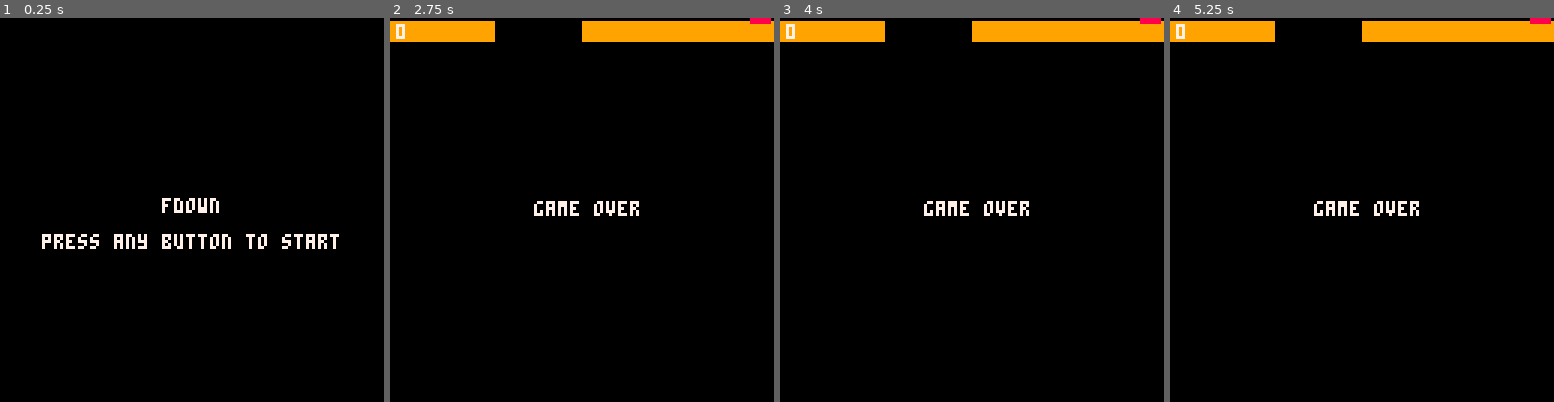
Above: before the commit, frames 1-4 (left to right).
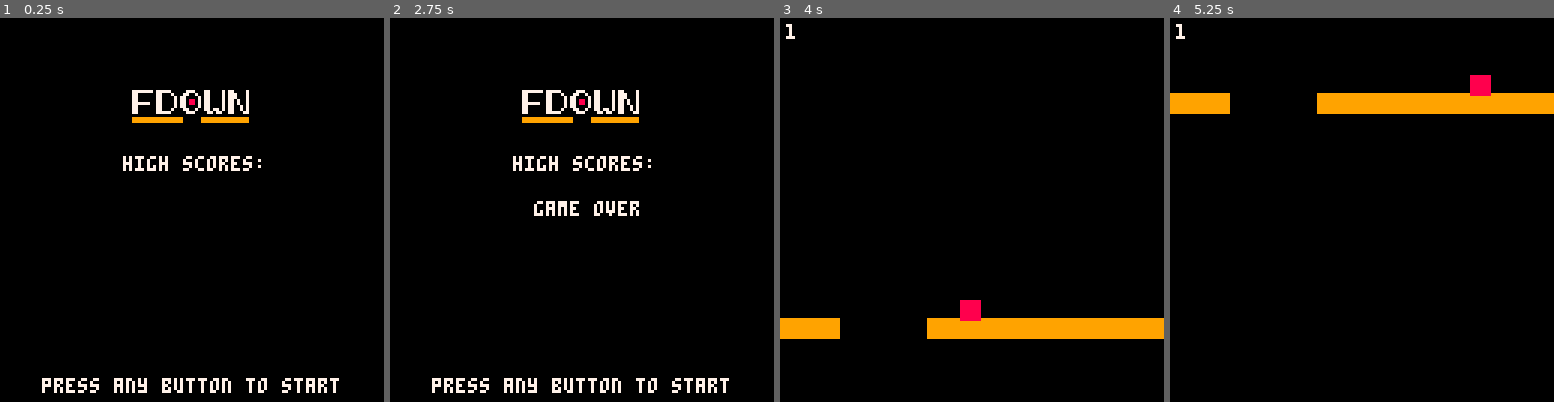
Above: after the commit, the same moments.

Repository: nicolashahn/fdown
Game: PICO-8 cartridge fdown.p8
Two runs of this game, one before a commit and one after it. Both use one fixed random seed, a clock stepped at 60 frames per second and the inputs below.
Inputs:
- Up to frame 1 (0.25 s): no input
- Up to frame 2 (2.75 s): tap X (X key) at 0.33, 1.07, 1.85 s; tap O (Z key) at 0.7, 1.7, 2.1, 2.5 s; hold Right 1.6-2.1 s; hold Up 2.15-2.42 s; hold Right from 2.47 s (still down)
- Up to frame 3 (4 s): tap O (Z key) at 2.9, 3.3, 3.7 s; tap X (X key) at 2.97 s; release Right at 3.03 s; hold Left 3.08-3.58 s; hold Down 3.63-3.97 s
- Up to frame 4 (5.25 s): hold Right 4.02-4.68 s; tap X (X key) at 4.08, 5.2 s; tap O (Z key) at 4.1, 4.5, 4.9 s; hold Up 4.73-5.03 s; hold Left from 5.08 s (still down)

The runs differ from the first frame. In frame 1, 4.6% of the frame differs, in the area x 10-89%, y 18-98%; in frame 2, 7.3%; in frame 3, 9.2%, in the area x 0-100%, y 0-84%; in frame 4, 9.2%.

Commit message:
title logo and scorekeeping

Diff:
--- a/fdown.p8
+++ b/fdown.p8
@@ -3,6 +3,8 @@
 __lua__
 
 cart_name="fdown"
+cartdata(cart_name)
+num_scores=5
 
 --width of player sprite
 p_w=6
@@ -119,8 +121,20 @@
   end
 end
 
+--add to scoreboard, pushing worse scores down in rank
+function record_score(new_score)
+  for i=0,num_scores-1 do
+    local old_score=dget(i)
+    if new_score>old_score then
+      dset(i,new_score)
+      new_score=old_score
+    end
+  end
+end
+
 function check_gameover()
   if p_y<0-p_w+1 then
+    record_score(score)
     mode="gameover"
   end
 end
@@ -141,6 +155,9 @@
     check_gameover()
   end
   if mode=="gameover" then
+      if btn(4) or btn(5) then
+          mode="title"
+      end
   end
 end
 
@@ -160,8 +177,15 @@
 
 function draw_title()
   cls()
-  print("fdown", 54,60,7)
-  print("press any button to start", 14,72,7)
+  --print("fdown", 54,24,7)
+  sspr(8,0,8*5,11,44,24)
+  print("high scores:", 41,46,7)
+  print("press any button to start", 14,120,7)
+  for i=0,num_scores-1 do
+    if dget(i)!=0 then
+      print((i+1)..". "..dget(i), 52, 64+(i*7), 7)
+    end
+  end
 end
 
 function _draw()
@@ -178,3 +202,15 @@
     print("game over",48,61,7)
   end
 end
+__gfx__
+00000000777777707777700000777000770000707700007000000000000000000000000000000000000000000000000000000000000000000000000000000000
+00000000770000007700070007700700770000707770007000000000000000000000000000000000000000000000000000000000000000000000000000000000
+00700700770000007700007077000070770000707770007000000000000000000000000000000000000000000000000000000000000000000000000000000000
+00077000770000007700007077088070770000707707007000000000000000000000000000000000000000000000000000000000000000000000000000000000
+00077000777777007700007077088070770000707707007000000000000000000000000000000000000000000000000000000000000000000000000000000000
+00700700770000007700007077000070770000707700707000000000000000000000000000000000000000000000000000000000000000000000000000000000
+00000000770000007700070007700700770770707700707000000000000000000000000000000000000000000000000000000000000000000000000000000000
+00000000770000007777700000777000077077007700077000000000000000000000000000000000000000000000000000000000000000000000000000000000
+00000000000000000000000000000000000000000000000000000000000000000000000000000000000000000000000000000000000000000000000000000000
+00000000999999999999999990000009999999999999999000000000000000000000000000000000000000000000000000000000000000000000000000000000
+00000000999999999999999990000009999999999999999000000000000000000000000000000000000000000000000000000000000000000000000000000000
